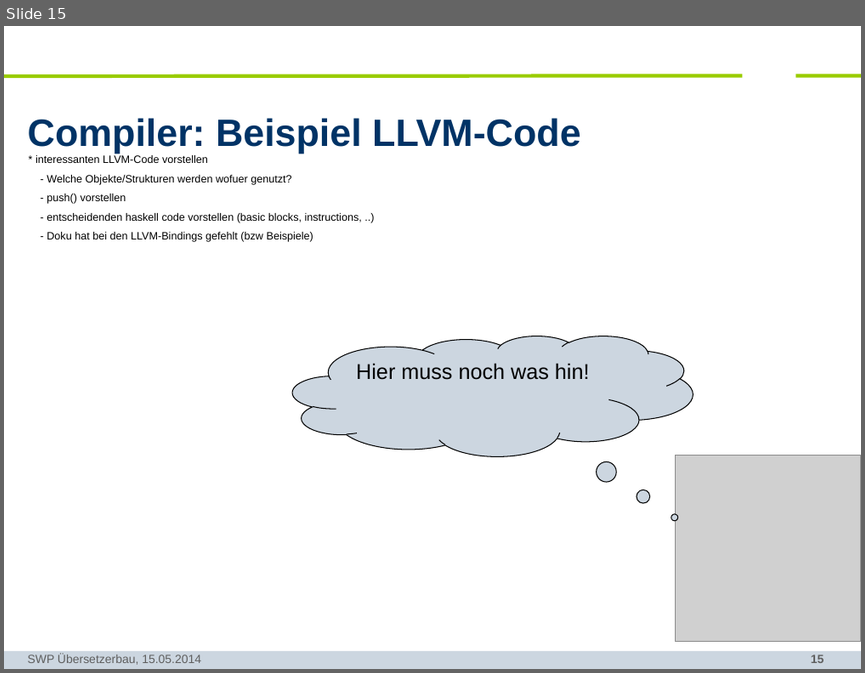
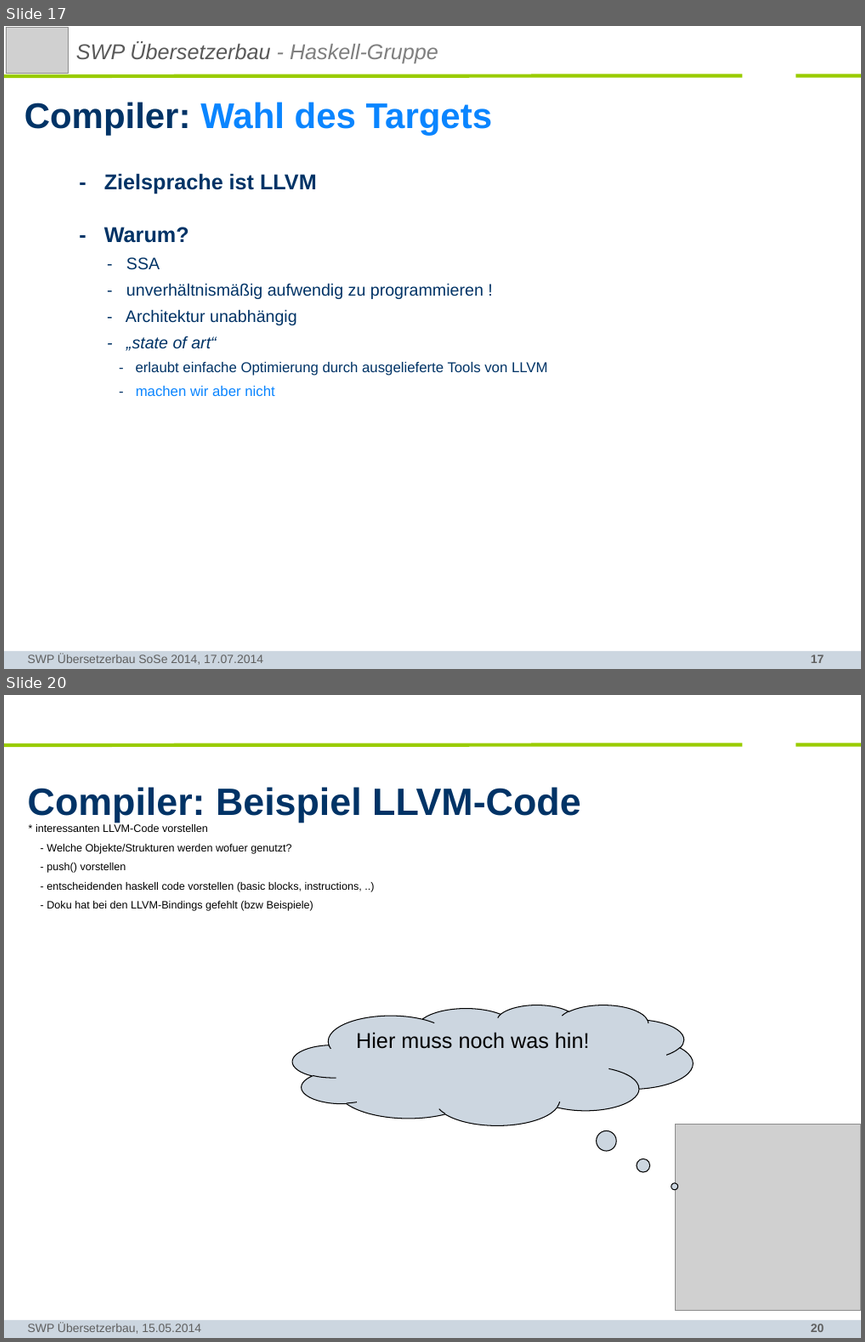
Before and after one commit to SWP-Ubau-SoSe2014-Haskell/SWPSoSe14, a slide deck: documentation/SWPSoSe14MS3.ppt. Shown one above the other, each under a label of ours: slide 15 before the commit, slides 17 and 20 after it; the slides between them are not shown. The pictures are 865x673 and 865x1342 pixels, drawn with LibreOffice and Linux fonts; fonts in the diff are those of the drawing; grey boxes stand for pictures; background and template pictures are left out. Boxes give left, top, right and bottom in pixels: in the first picture for what was removed or moved away, otherwise in the second. Text is boxed around its words. In the diff, an @@ line names an element or a change of style, - is before the commit and + after.

```diff
--- a/documentation/SWPSoSe14MS3.ppt
+++ b/documentation/SWPSoSe14MS3.ppt
@@ slide 17 added at (4, 26, 861, 669), background #FFFFFF; not listed: 4 template elements that a slide beside it also shows @@
@@ picture added at (7, 28, 69, 73) @@
@@ text added at (76, 42, 438, 63), 18 pt, text #595959, italic @@
+SWP Übersetzerbau - Haskell-Gruppe
@@ title added at (24, 102, 493, 136), 30 pt, text #0A85FF, bold @@
+Compiler: Wahl des Targets
@@ text added at (104, 173, 548, 396), 14 pt, text #003366 @@
+- Zielsprache ist LLVM
+- Warum?
+- SSA
+- unverhältnismäßig aufwendig zu programmieren !
+- Architektur unabhängig
+- „state of art“
+- erlaubt einfache Optimierung durch ausgelieferte Tools von LLVM
+- machen wir aber nicht
@@ text added at (28, 653, 263, 664), 10 pt, text #5F5F5F @@
+SWP Übersetzerbau SoSe 2014, 17.07.2014
@@ what was slide 15 is now slide 20 @@
@@ page number at (811, 1323, 824, 1332): text changed @@
-15
+20
```
Also in this commit, not shown: 6 slides changed, 15 other slides added, 3 slides removed.
